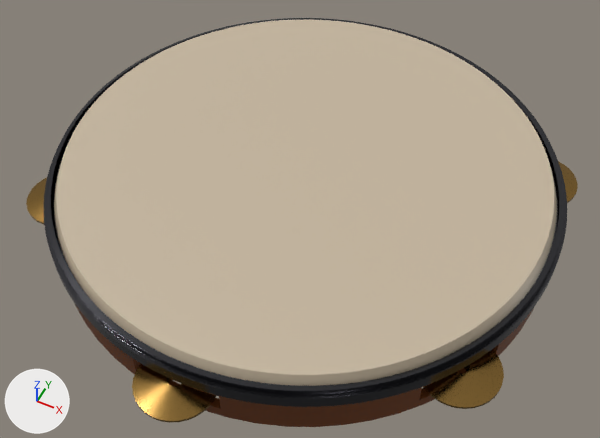
An edit to the FBX model Assets/Games/Salvador/Models/Pandeiro.fbx, drawn before and after from the same camera.
Rendered twice from a camera (50 mm lens) standing at (0.46, -0.94, 1.141) and looking at (0.011, -0.043, 0.02). Every picture has the same lights, and +X, +Y and +Z are marked at lower left. The older version comes first. Where no turn or scale is listed for an object, it has been applied to the vertices.

The first picture shows 'Pandeiro'.
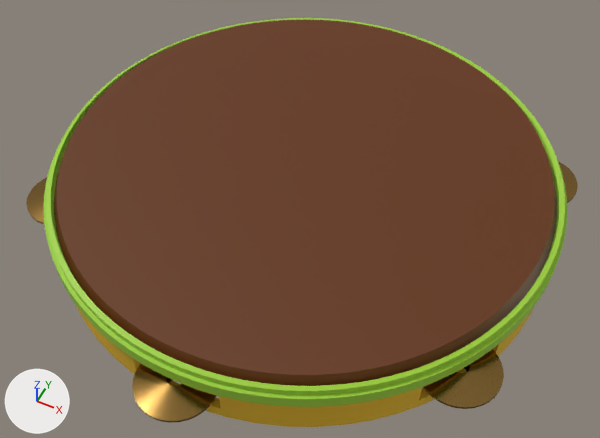
What changed in the scene script:
```text
Add mat_m_yellow:
    mat_m_yellow = principled_material('M_Yellow')
    mat_m_yellow.base_color = (0.743, 0.449, 0.0176)  # yellow #e0b324
    mat_m_yellow.roughness = 0.805
Add mat_m_lightgreen:
    mat_m_lightgreen = principled_material('M_LightGreen')
    mat_m_lightgreen.base_color = (0.334, 0.616, 0.0427)  # green #9cce3a
Change me_aro_1_013:
    where me_aro_1_013.from_pydata(...)  # 3085 vertices, 2536 faces; spans x -0.454..0.454, y -0.503..0.503, z 0.0..0.119
    used by ob_pandeiro; location = (0.0, 0.0, 0.0)
    me_aro_1_013 part 1: all 1024 faces that had it switch from mat_m_darkmetal (dark grey #4a4a4e) to mat_m_lightgreen (green #9cce3a)
    me_aro_1_013 part 2: all 680 faces that had it switch from mat_m_wood (brown #633000) to mat_m_yellow (yellow #e0b324)
    me_aro_1_013 part 3: all 256 faces that had it switch from mat_m_bege (beige #c5b69e) to mat_m_wood (brown #633000)
```

Location of each change, [x1, y1, x2, y2] in pixels of the pictures (600 x 438 px):
part 1 of me_aro_1_013, recoloured
    both: [44, 18, 567, 407]
part 2 of me_aro_1_013, recoloured
    both: [75, 304, 534, 427]
part 3 of me_aro_1_013, recoloured (beige to brown)
    both: [54, 20, 557, 386]
